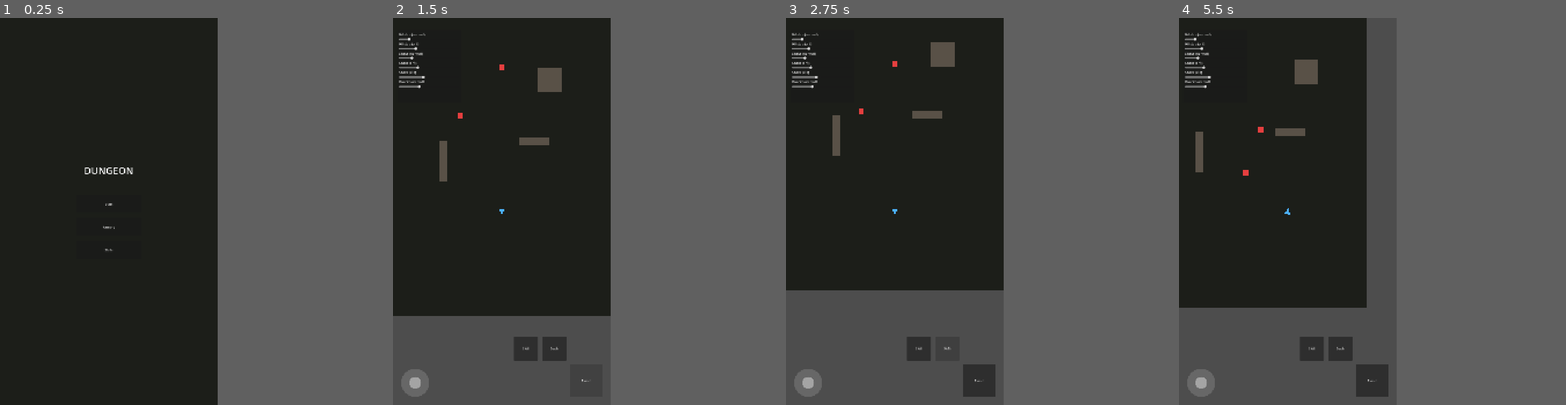
Above: before the commit, frames 1-4 (left to right).
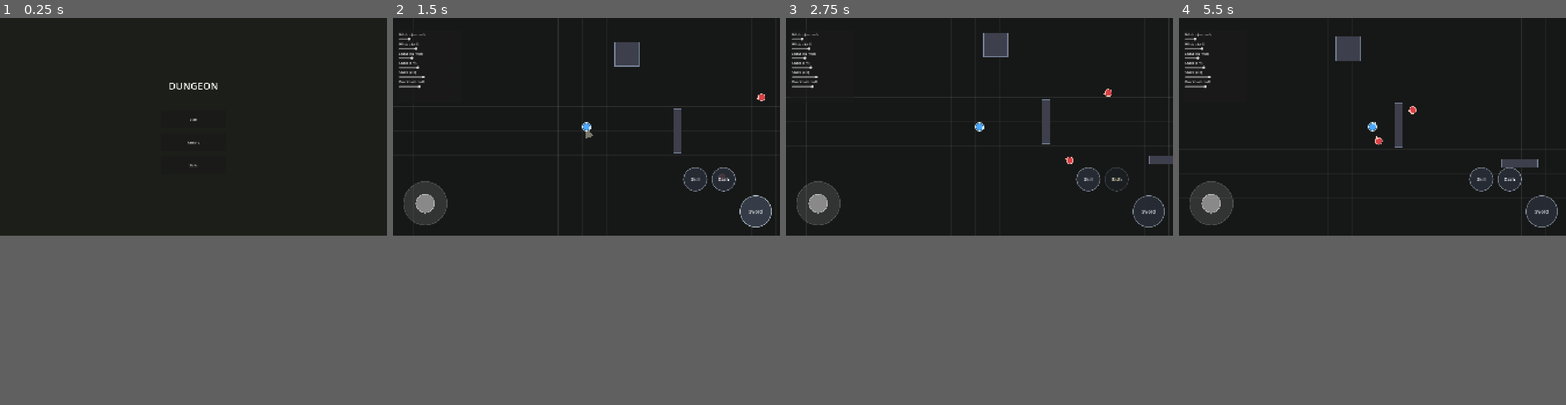
Above: after the commit, the same moments.

Repository: Xylion153/Dungeon
Game: Godot game, scene res://scenes/main/MainMenu.tscn
Same seed, same stepped clock (60 frames per second), same inputs: the game is played once before the commit and once after it.
Inputs (mouse positions are in pixels of both pictures, inside the frame that each line leads up to):
- Up to frame 1 (0.25 s): no input
- Up to frame 2 (1.5 s): click "Start" at 0.5 s; click "Sword" at 1.25 s
- Up to frame 3 (2.75 s): click "Dash" at 2 s
- Up to frame 4 (5.5 s): click "Skill" at 2.75 s; tap Enter at 3.5 s; drag from (1202, 381) to (1310, 126) at 3.52 s; drag from (1244, 230) to (1275, 288) at 4.27 s; move the mouse to (1310, 126) at 5.02 s; hold D from 5.03 s (still down); hold K from 5.03 s (still down); click (1310, 126) at 5.17 s
In our replay, the window is 450x800 before the commit and 800x450 after it. These sizes can differ from the game's own. Grey fills any space a smaller window leaves; there, only what the larger window draws over its background counts as a difference.

The runs differ from the first frame. In frame 1, 0.3% of the frame differs, in the area x 21-57%, y 16-61%; in frame 2, 16%; in frame 3, 13%; in frame 4, 19%, in the area x 0-98%, y 0-98%.

Commit message:
Switch to landscape, fix touch input bleed, add slash VFX and circular art
Godot emulates mouse events from touch, which caused two real bugs on
phone: holding the joystick registered as a held left mouse button (so
moving swung the sword), and any tap in open space flipped the player
into mouse-aim mode, locking facing to the last tap instead of the
movement direction. PlayerInput now owns input-source detection - once a
real touch is seen, mouse polling is disabled entirely and only the
on-screen buttons drive attack/dash.

Orientation flips to 1920x1080 landscape (sensor_landscape, expand
aspect so wide phones see more arena rather than letterboxing), with the
test arena re-laid horizontally. The HUD needed no repositioning since
it was anchored to screen corners.

Visuals: actors are now procedurally-drawn circles with a facing wedge,
melee swings spawn a sweeping arc VFX generated from the weapon step's
own arc/range so visual and hit region always agree, the joystick is
much larger and properly circular, action buttons are real circles with
press states, and the arena has a floor grid for spatial reference.

Co-Authored-By: Claude Opus 5 <noreply@anthropic.com>

Diff:
--- a/project.godot
+++ b/project.godot
@@ -23,12 +23,13 @@
 
 [display]
 
-window/size/viewport_width=1080
-window/size/viewport_height=1920
-window/size/window_width_override=540
-window/size/window_height_override=960
+window/size/viewport_width=1920
+window/size/viewport_height=1080
+window/size/window_width_override=960
+window/size/window_height_override=540
 window/stretch/mode="canvas_items"
-window/handheld/orientation="portrait"
+window/stretch/aspect="expand"
+window/handheld/orientation="sensor_landscape"
 
 [physics]
 
--- /dev/null
+++ b/scenes/combat/SlashEffect.tscn
@@ -0,0 +1,6 @@
+[gd_scene load_steps=2 format=3]
+
+[ext_resource type="Script" path="res://scripts/combat/slash_effect.gd" id="1"]
+
+[node name="SlashEffect" type="Node2D"]
+script = ExtResource("1")
--- a/scenes/enemies/MeleeChaser.tscn
+++ b/scenes/enemies/MeleeChaser.tscn
@@ -1,6 +1,7 @@
-[gd_scene load_steps=3 format=3]
+[gd_scene load_steps=4 format=3]
 
 [ext_resource type="Script" path="res://scripts/enemies/melee_chaser.gd" id="1"]
+[ext_resource type="Script" path="res://scripts/visuals/actor_shape.gd" id="2"]
 
 [sub_resource type="CircleShape2D" id="CircleShape2D_chaser"]
 radius = 16.0
@@ -9,9 +10,12 @@
 script = ExtResource("1")
 max_health = 40.0
 
-[node name="Shape" type="Polygon2D" parent="."]
-color = Color(0.9, 0.25, 0.25, 1)
-polygon = PackedVector2Array(-14, -14, 14, -14, 14, 14, -14, 14)
+[node name="Shape" type="Node2D" parent="."]
+script = ExtResource("2")
+radius = 17.0
+body_color = Color(0.86, 0.25, 0.28, 1)
+rim_color = Color(1, 0.78, 0.72, 0.95)
+show_facing = true
 
 [node name="CollisionShape2D" type="CollisionShape2D" parent="."]
 shape = SubResource("CircleShape2D_chaser")
--- a/scenes/main/Arena.tscn
+++ b/scenes/main/Arena.tscn
@@ -1,37 +1,37 @@
-[gd_scene load_steps=6 format=3]
+[gd_scene load_steps=7 format=3]
 
 [ext_resource type="PackedScene" path="res://scenes/player/Player.tscn" id="1"]
 [ext_resource type="PackedScene" path="res://scenes/enemies/MeleeChaser.tscn" id="2"]
 [ext_resource type="PackedScene" path="res://scenes/ui/Hud.tscn" id="3"]
 [ext_resource type="PackedScene" path="res://scenes/ui/FeelKnobsPanel.tscn" id="4"]
 [ext_resource type="PackedScene" path="res://scenes/world/Obstacle.tscn" id="5"]
+[ext_resource type="Script" path="res://scripts/visuals/grid_background.gd" id="6"]
 
 [node name="Arena" type="Node2D"]
 
-[node name="Background" type="ColorRect" parent="."]
-offset_right = 1080.0
-offset_bottom = 1920.0
-color = Color(0.11, 0.12, 0.1, 1)
+[node name="Background" type="Node2D" parent="."]
+position = Vector2(960, 540)
+script = ExtResource("6")
 
 [node name="Player" parent="." instance=ExtResource("1")]
-position = Vector2(540, 1400)
+position = Vector2(500, 540)
 
 [node name="MeleeChaser" parent="." instance=ExtResource("2")]
-position = Vector2(540, 600)
+position = Vector2(1450, 380)
 
 [node name="MeleeChaser2" parent="." instance=ExtResource("2")]
-position = Vector2(300, 850)
+position = Vector2(1250, 820)
 
 [node name="Obstacle" parent="." instance=ExtResource("5")]
-position = Vector2(700, 1050)
-scale = Vector2(1.5, 0.4)
+position = Vector2(950, 560)
+scale = Vector2(0.4, 2.2)
 
 [node name="Obstacle2" parent="." instance=ExtResource("5")]
-position = Vector2(250, 1150)
-scale = Vector2(0.4, 2.0)
+position = Vector2(1550, 750)
+scale = Vector2(1.8, 0.4)
 
 [node name="Obstacle3" parent="." instance=ExtResource("5")]
-position = Vector2(780, 750)
+position = Vector2(700, 180)
 scale = Vector2(1.2, 1.2)
 
 [node name="Hud" parent="." instance=ExtResource("3")]
--- a/scenes/player/Player.tscn
+++ b/scenes/player/Player.tscn
@@ -1,8 +1,9 @@
-[gd_scene load_steps=5 format=3]
+[gd_scene load_steps=6 format=3]
 
 [ext_resource type="Script" path="res://scripts/player/player.gd" id="1"]
 [ext_resource type="Script" path="res://scripts/player/player_input.gd" id="2"]
 [ext_resource type="Script" path="res://scripts/player/player_combat.gd" id="3"]
+[ext_resource type="Script" path="res://scripts/visuals/actor_shape.gd" id="4"]
 
 [sub_resource type="CircleShape2D" id="CircleShape2D_player"]
 radius = 18.0
@@ -10,9 +11,12 @@
 [node name="Player" type="CharacterBody2D"]
 script = ExtResource("1")
 
-[node name="Shape" type="Polygon2D" parent="."]
-color = Color(0.3, 0.7, 1, 1)
-polygon = PackedVector2Array(0, -20, -14, 14, 14, 14)
+[node name="Shape" type="Node2D" parent="."]
+script = ExtResource("4")
+radius = 20.0
+body_color = Color(0.29, 0.66, 1, 1)
+rim_color = Color(0.85, 0.94, 1, 0.95)
+show_facing = true
 
 [node name="CollisionShape2D" type="CollisionShape2D" parent="."]
 shape = SubResource("CircleShape2D_player")
--- a/scenes/ui/ActionButton.tscn
+++ b/scenes/ui/ActionButton.tscn
@@ -1,6 +1,58 @@
-[gd_scene load_steps=2 format=3]
+[gd_scene load_steps=6 format=3]
 
 [ext_resource type="Script" path="res://scripts/ui/action_button.gd" id="1"]
+
+[sub_resource type="StyleBoxFlat" id="StyleBoxFlat_normal"]
+bg_color = Color(0.16, 0.18, 0.22, 0.85)
+border_width_left = 4
+border_width_top = 4
+border_width_right = 4
+border_width_bottom = 4
+border_color = Color(0.85, 0.9, 1, 0.55)
+corner_radius_top_left = 300
+corner_radius_top_right = 300
+corner_radius_bottom_right = 300
+corner_radius_bottom_left = 300
+corner_detail = 20
+
+[sub_resource type="StyleBoxFlat" id="StyleBoxFlat_hover"]
+bg_color = Color(0.22, 0.25, 0.3, 0.9)
+border_width_left = 4
+border_width_top = 4
+border_width_right = 4
+border_width_bottom = 4
+border_color = Color(0.9, 0.95, 1, 0.75)
+corner_radius_top_left = 300
+corner_radius_top_right = 300
+corner_radius_bottom_right = 300
+corner_radius_bottom_left = 300
+corner_detail = 20
+
+[sub_resource type="StyleBoxFlat" id="StyleBoxFlat_pressed"]
+bg_color = Color(0.45, 0.6, 0.85, 0.95)
+border_width_left = 4
+border_width_top = 4
+border_width_right = 4
+border_width_bottom = 4
+border_color = Color(1, 1, 1, 0.9)
+corner_radius_top_left = 300
+corner_radius_top_right = 300
+corner_radius_bottom_right = 300
+corner_radius_bottom_left = 300
+corner_detail = 20
+
+[sub_resource type="StyleBoxFlat" id="StyleBoxFlat_disabled"]
+bg_color = Color(0.12, 0.13, 0.15, 0.7)
+border_width_left = 4
+border_width_top = 4
+border_width_right = 4
+border_width_bottom = 4
+border_color = Color(0.6, 0.65, 0.7, 0.3)
+corner_radius_top_left = 300
+corner_radius_top_right = 300
+corner_radius_bottom_right = 300
+corner_radius_bottom_left = 300
+corner_detail = 20
 
 [node name="ActionButton" type="Control"]
 custom_minimum_size = Vector2(120, 120)
@@ -14,6 +66,12 @@
 anchors_preset = 15
 anchor_right = 1.0
 anchor_bottom = 1.0
+theme_override_colors/font_color = Color(0.92, 0.95, 1, 1)
+theme_override_font_sizes/font_size = 22
+theme_override_styles/normal = SubResource("StyleBoxFlat_normal")
+theme_override_styles/hover = SubResource("StyleBoxFlat_hover")
+theme_override_styles/pressed = SubResource("StyleBoxFlat_pressed")
+theme_override_styles/disabled = SubResource("StyleBoxFlat_disabled")
 text = "Action"
 
 [node name="CooldownFill" type="TextureProgressBar" parent="."]
@@ -33,6 +91,8 @@
 anchor_right = 1.0
 anchor_bottom = 1.0
 mouse_filter = 2
+theme_override_colors/font_color = Color(1, 0.95, 0.75, 1)
+theme_override_font_sizes/font_size = 26
 horizontal_alignment = 1
 vertical_alignment = 1
 text = ""
--- a/scenes/ui/VirtualJoystick.tscn
+++ b/scenes/ui/VirtualJoystick.tscn
@@ -3,18 +3,30 @@
 [ext_resource type="Script" path="res://scripts/ui/virtual_joystick.gd" id="1"]
 
 [sub_resource type="StyleBoxFlat" id="StyleBoxFlat_base"]
-bg_color = Color(1, 1, 1, 0.15)
-corner_radius_top_left = 70
-corner_radius_top_right = 70
-corner_radius_bottom_right = 70
-corner_radius_bottom_left = 70
+bg_color = Color(1, 1, 1, 0.12)
+border_width_left = 3
+border_width_top = 3
+border_width_right = 3
+border_width_bottom = 3
+border_color = Color(1, 1, 1, 0.25)
+corner_radius_top_left = 200
+corner_radius_top_right = 200
+corner_radius_bottom_right = 200
+corner_radius_bottom_left = 200
+corner_detail = 16
 
 [sub_resource type="StyleBoxFlat" id="StyleBoxFlat_knob"]
-bg_color = Color(1, 1, 1, 0.4)
-corner_radius_top_left = 30
-corner_radius_top_right = 30
-corner_radius_bottom_right = 30
-corner_radius_bottom_left = 30
+bg_color = Color(1, 1, 1, 0.42)
+border_width_left = 3
+border_width_top = 3
+border_width_right = 3
+border_width_bottom = 3
+border_color = Color(1, 1, 1, 0.7)
+corner_radius_top_left = 200
+corner_radius_top_right = 200
+corner_radius_bottom_right = 200
+corner_radius_bottom_left = 200
+corner_detail = 16
 
 [node name="VirtualJoystick" type="Control"]
 anchors_preset = -1
@@ -22,12 +34,13 @@
 anchor_top = 1.0
 anchor_right = 0.0
 anchor_bottom = 1.0
-offset_left = 40.0
-offset_top = -180.0
-offset_right = 180.0
-offset_bottom = -40.0
+offset_left = 50.0
+offset_top = -270.0
+offset_right = 270.0
+offset_bottom = -50.0
 mouse_filter = 1
 script = ExtResource("1")
+max_distance = 90.0
 
 [node name="Base" type="Panel" parent="."]
 layout_mode = 1
@@ -39,9 +52,9 @@
 
 [node name="Knob" type="Panel" parent="Base"]
 layout_mode = 0
-offset_left = 40.0
-offset_top = 40.0
-offset_right = 100.0
-offset_bottom = 100.0
+offset_left = 62.0
+offset_top = 62.0
+offset_right = 158.0
+offset_bottom = 158.0
 mouse_filter = 2
 theme_override_styles/panel = SubResource("StyleBoxFlat_knob")
--- a/scenes/world/Obstacle.tscn
+++ b/scenes/world/Obstacle.tscn
@@ -8,8 +8,14 @@
 collision_mask = 0
 
 [node name="Shape" type="Polygon2D" parent="."]
-color = Color(0.35, 0.32, 0.28, 1)
+color = Color(0.24, 0.25, 0.3, 1)
 polygon = PackedVector2Array(-50, -50, 50, -50, 50, 50, -50, 50)
+
+[node name="Outline" type="Line2D" parent="."]
+points = PackedVector2Array(-50, -50, 50, -50, 50, 50, -50, 50, -50, -50)
+width = 3.0
+default_color = Color(0.55, 0.6, 0.7, 0.8)
+joint_mode = 2
 
 [node name="CollisionShape2D" type="CollisionShape2D" parent="."]
 shape = SubResource("RectangleShape2D_obstacle")
--- /dev/null
+++ b/scripts/combat/slash_effect.gd
@@ -0,0 +1,42 @@
+extends Node2D
+## Sweeping arc VFX for a melee swing. Drawn to match the weapon step's own
+## arc and range, so the visual and the actual hit region always agree — and
+## so a whiffed swing still reads as a swing.
+
+var arc_radians := deg_to_rad(100.0)
+var reach := 60.0
+var color := Color(1.0, 0.97, 0.85, 0.9)
+
+var _progress := 0.0
+
+func setup(arc_degrees: float, range_px: float) -> void:
+	arc_radians = deg_to_rad(arc_degrees)
+	reach = range_px
+
+func _ready() -> void:
+	var tween := create_tween()
+	tween.tween_method(_set_progress, 0.0, 1.0, 0.16).set_ease(Tween.EASE_OUT)
+	tween.parallel().tween_property(self, "modulate:a", 0.0, 0.16).set_delay(0.05)
+	tween.chain().tween_callback(queue_free)
+
+func _set_progress(value: float) -> void:
+	_progress = value
+	queue_redraw()
+
+func _draw() -> void:
+	# A bright band sweeping from one edge of the arc to the other.
+	var band: float = arc_radians * 0.45
+	var start: float = -arc_radians * 0.5 - band + (arc_radians + band) * _progress
+	var inner: float = reach * 0.4
+	var outer: float = reach
+	var steps := 16
+
+	var points := PackedVector2Array()
+	for i in range(steps + 1):
+		var angle: float = start + band * (float(i) / steps)
+		points.append(Vector2(cos(angle), sin(angle)) * outer)
+	for i in range(steps, -1, -1):
+		var angle: float = start + band * (float(i) / steps)
+		points.append(Vector2(cos(angle), sin(angle)) * inner)
+
+	draw_colored_polygon(points, color)
--- a/scripts/enemies/enemy_base.gd
+++ b/scripts/enemies/enemy_base.gd
@@ -11,7 +11,7 @@
 @export var attack_cooldown := 1.0
 @export var telegraph_duration := 0.35
 
-@onready var sprite: Polygon2D = $Shape
+@onready var sprite: ActorShape = $Shape
 
 var _player: Node2D
 var _attack_timer := 0.0
@@ -51,6 +51,9 @@
 	velocity += consume_knockback(delta)
 	move_and_slide()
 
+	if sprite:
+		sprite.rotation = (_player.global_position - global_position).angle() + PI / 2.0
+
 func _chase() -> void:
 	var to_player := _player.global_position - global_position
 	var distance := to_player.length()
--- a/scripts/player/player.gd
+++ b/scripts/player/player.gd
@@ -6,9 +6,11 @@
 @export var dash_duration := 0.18
 @export var dash_cooldown := 0.9
 
+const SlashEffectScene := preload("res://scenes/combat/SlashEffect.tscn")
+
 @onready var player_input: PlayerInput = $PlayerInput
 @onready var player_combat: PlayerCombat = $PlayerCombat
-@onready var sprite: Polygon2D = $Shape
+@onready var sprite: ActorShape = $Shape
 @onready var camera: Camera2D = $Camera2D
 
 var stat_sheet := StatSheet.new()
@@ -18,12 +20,6 @@
 var _dash_timer := 0.0
 var _dash_cooldown_timer := 0.0
 var _dash_direction := Vector2.ZERO
-var _aiming_with_mouse := false
-
-func _unhandled_input(event: InputEvent) -> void:
-	if event is InputEventMouseMotion:
-		_aiming_with_mouse = true
-
 func _ready() -> void:
 	super._ready()
 	add_to_group("player")
@@ -57,7 +53,7 @@
 		if move_vector != Vector2.ZERO:
 			facing_direction = move_vector
 
-	if _aiming_with_mouse and not _is_dashing:
+	if player_input.is_mouse_aiming() and not _is_dashing:
 		var to_mouse: Vector2 = get_global_mouse_position() - global_position
 		if to_mouse.length() > 4.0:
 			facing_direction = to_mouse.normalized()
@@ -100,6 +96,8 @@
 		_do_ranged_hit(step)
 
 func _do_melee_hit(step: WeaponComboStepData) -> void:
+	_spawn_slash(step)
+
 	var space_state := get_world_2d().direct_space_state
 	var query := PhysicsShapeQueryParameters2D.new()
 	var shape := CircleShape2D.new()
@@ -119,6 +117,13 @@
 		if to_target.length() <= 0.01 or abs(facing_direction.angle_to(to_target)) <= half_arc:
 			_apply_step_damage(body, step)
 
+func _spawn_slash(step: WeaponComboStepData) -> void:
+	var slash := SlashEffectScene.instantiate()
+	slash.setup(step.arc_degrees, step.range)
+	get_tree().current_scene.add_child(slash)
+	slash.global_position = global_position
+	slash.rotation = facing_direction.angle()
+
 func _do_ranged_hit(_step: WeaponComboStepData) -> void:
 	pass # No ranged weapon is wired up in this pass; Gun/Wand arrive as data + this branch later.
 
--- a/scripts/player/player_input.gd
+++ b/scripts/player/player_input.gd
@@ -10,6 +10,24 @@
 var dash_requested := false
 
 var _keyboard_active := false
+var _using_touch := false
+var _mouse_moved := false
+
+func is_using_touch() -> bool:
+	return _using_touch
+
+func is_mouse_aiming() -> bool:
+	return _mouse_moved and not _using_touch
+
+func _input(event: InputEvent) -> void:
+	# Godot emulates mouse events from touch, so on a phone a finger held on
+	# the joystick reads as a held left mouse button. Once a real touch is
+	# seen, mouse polling is disabled for good and only the on-screen buttons
+	# drive attack/dash.
+	if event is InputEventScreenTouch or event is InputEventScreenDrag:
+		_using_touch = true
+	elif event is InputEventMouseMotion and not _using_touch:
+		_mouse_moved = true
 
 func _physics_process(_delta: float) -> void:
 	var keyboard_vector := Vector2.ZERO
@@ -32,10 +50,14 @@
 		move_vector = Vector2.ZERO
 		_keyboard_active = false
 
+	if Input.is_key_pressed(KEY_K):
+		skill_requested = true
+
+	if _using_touch:
+		return # On touch, only the on-screen buttons request attack/dash.
+
 	if Input.is_mouse_button_pressed(MOUSE_BUTTON_LEFT):
 		attack_requested = true
-	if Input.is_key_pressed(KEY_K):
-		skill_requested = true
 	if Input.is_mouse_button_pressed(MOUSE_BUTTON_RIGHT):
 		dash_requested = true
 
--- /dev/null
+++ b/scripts/visuals/actor_shape.gd
@@ -0,0 +1,27 @@
+class_name ActorShape
+extends Node2D
+## Circular actor body with a facing wedge, drawn procedurally so it stays
+## crisp at any zoom and needs no art assets. The parent sets this node's
+## rotation to point the wedge at the actor's facing direction.
+
+@export var radius := 20.0
+@export var body_color := Color(0.30, 0.68, 1.0)
+@export var rim_color := Color(0.85, 0.94, 1.0, 0.95)
+@export var show_facing := true
+
+func _ready() -> void:
+	queue_redraw()
+
+func _draw() -> void:
+	draw_circle(Vector2.ZERO, radius, body_color.darkened(0.35))
+	draw_circle(Vector2.ZERO, radius * 0.82, body_color)
+	draw_arc(Vector2.ZERO, radius, 0.0, TAU, 48, rim_color, 2.5, true)
+
+	if not show_facing:
+		return
+
+	# Nose points along -Y so a parent rotation of facing.angle() + PI/2 aims it.
+	var tip := Vector2(0.0, -radius - 9.0)
+	var left := Vector2(-radius * 0.5, -radius * 0.62)
+	var right := Vector2(radius * 0.5, -radius * 0.62)
+	draw_colored_polygon(PackedVector2Array([tip, left, right]), rim_color)
--- /dev/null
+++ b/scripts/visuals/grid_background.gd
@@ -0,0 +1,27 @@
+extends Node2D
+## Floor grid for the test arena. Gives movement and dashes a readable frame
+## of reference, which flat colour does not.
+
+@export var cell := 120.0
+@export var extent := Vector2(3600, 2600)
+@export var background_color := Color(0.085, 0.095, 0.09)
+@export var line_color := Color(1, 1, 1, 0.05)
+@export var major_line_color := Color(1, 1, 1, 0.1)
+
+func _draw() -> void:
+	var half: Vector2 = extent * 0.5
+	draw_rect(Rect2(-half, extent), background_color)
+
+	var index := 0
+	var x: float = -half.x
+	while x <= half.x:
+		draw_line(Vector2(x, -half.y), Vector2(x, half.y), major_line_color if index % 5 == 0 else line_color, 2.0)
+		x += cell
+		index += 1
+
+	index = 0
+	var y: float = -half.y
+	while y <= half.y:
+		draw_line(Vector2(-half.x, y), Vector2(half.x, y), major_line_color if index % 5 == 0 else line_color, 2.0)
+		y += cell
+		index += 1
Not shown, added: scripts/combat/slash_effect.gd.uid
Not shown, added: scripts/visuals/actor_shape.gd.uid
Not shown, added: scripts/visuals/grid_background.gd.uid
